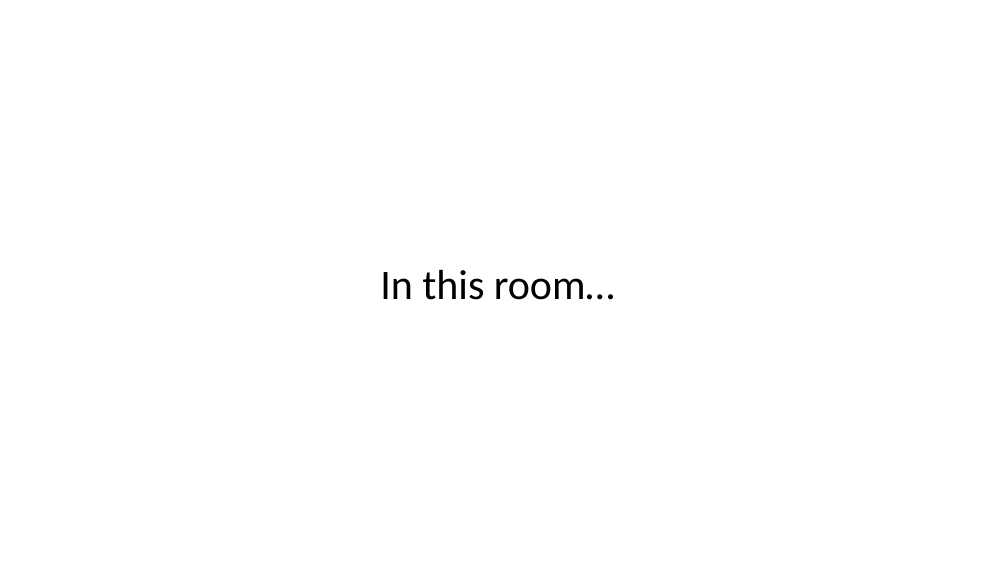
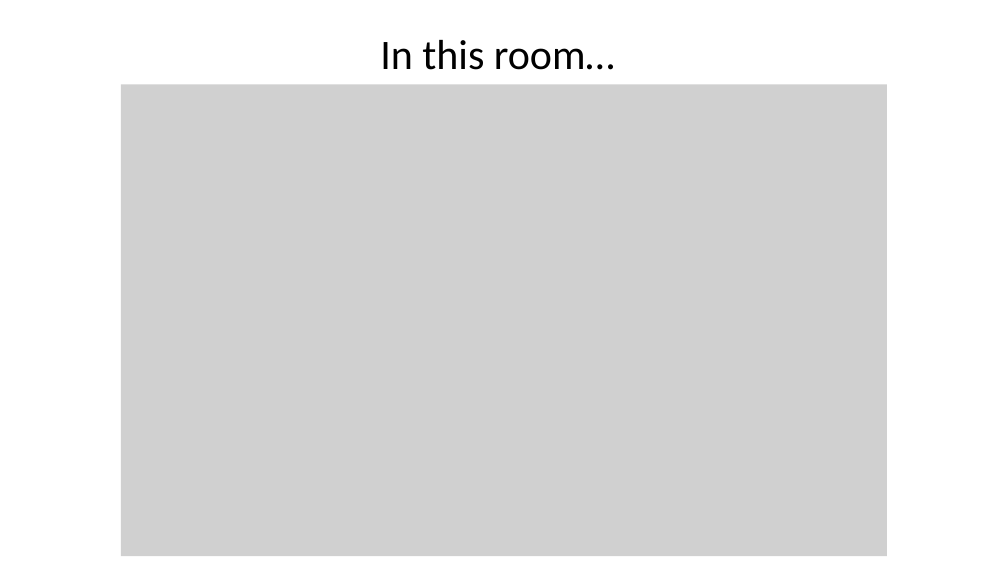
Before and after one commit to benjaminaaron/subgroups, a slide deck: slide 3 of presentation/AInuggets_SS15MUASkurfess_subgroups_degenhart.pptx. Drawn at 1008x567 pixels with LibreOffice and Linux fonts; fonts in the diff are those of the drawing; grey boxes stand for pictures. Boxes give left, top, right and bottom in pixels: in the first picture for what was removed or moved away, otherwise in the second. Text is boxed around its words. In the diff, an @@ line names an element or a change of style, - is before the commit and + after.

Commit message:
update presentation
fill the “in this room…” slide with text so that the presentation is
more or less self-containing :smile:

```diff
--- a/presentation/AInuggets_SS15MUASkurfess_subgroups_degenhart.pptx
+++ b/presentation/AInuggets_SS15MUASkurfess_subgroups_degenhart.pptx
@@ text "In this room…": place and size @@
-text "In this room…" at [380,270,615,300]
+text "In this room…" at [380,40,615,70]
@@ picture added at [121,85,887,557] @@
```
Also in this commit, not shown: 1 other slide changed.
